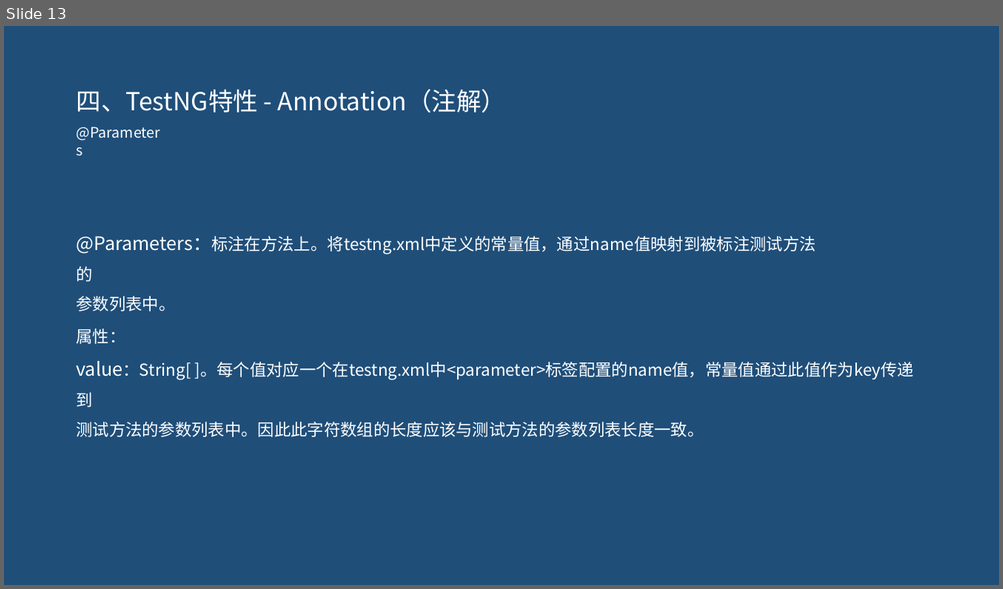
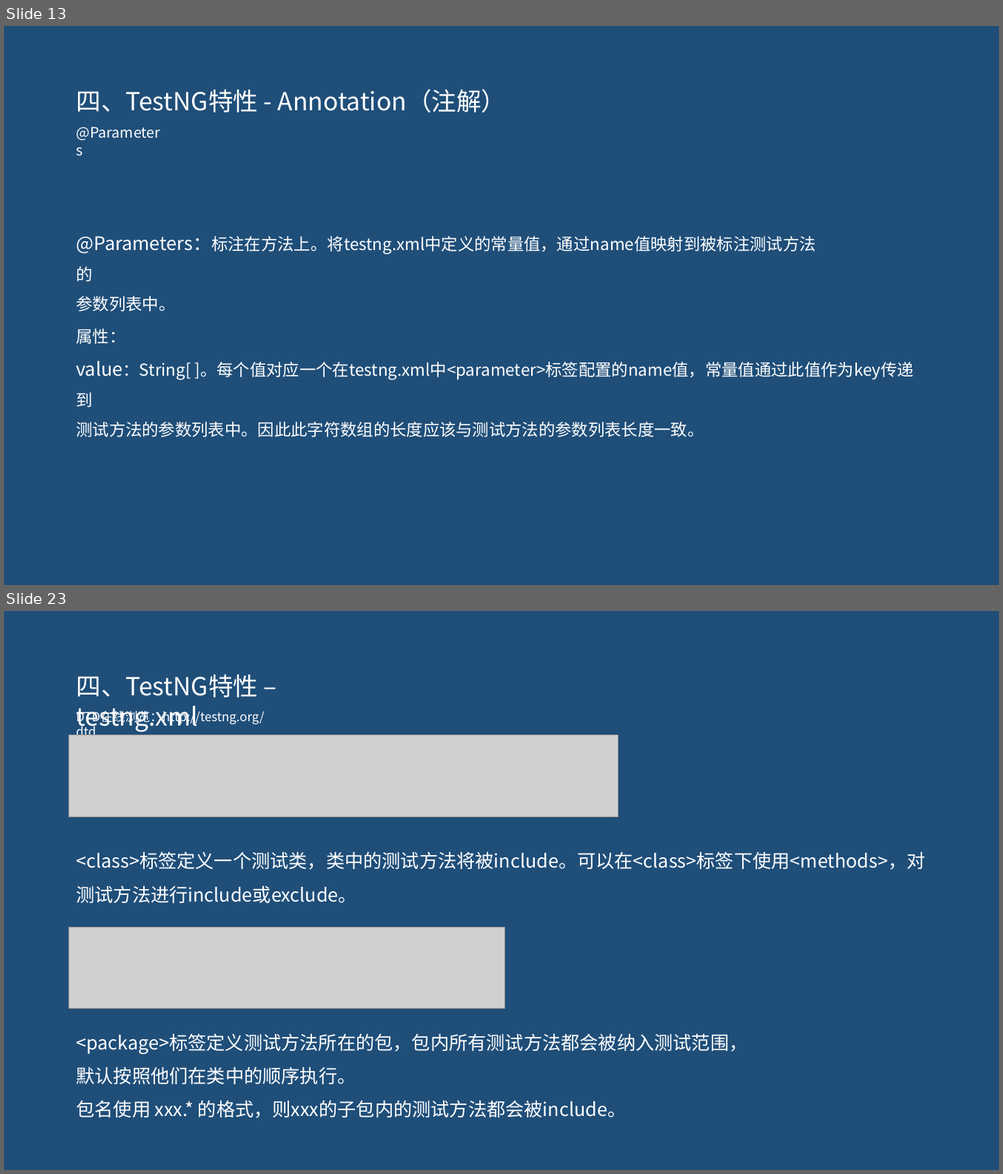
Before and after one commit to pertrichor/hello-testng, a slide deck: demo-server/doc/testNG介绍.pptx. Shown one above the other, each under a label of ours: slide 13 before the commit, slides 13 and 23 after it; the slides between them are not shown. The pictures are 1003x589 and 1003x1174 pixels, drawn with LibreOffice and Linux fonts; fonts in the diff are those of the drawing; grey boxes stand for pictures. Boxes give left, top, right and bottom in pixels: in the first picture for what was removed or moved away, otherwise in the second. Text is boxed around its words. In the diff, an @@ line names an element or a change of style, - is before the commit and + after.

```diff
--- a/demo-server/doc/testNG介绍.pptx
+++ b/demo-server/doc/testNG介绍.pptx
@@ slide 23 added at (4, 611, 999, 1170), background #1F4E79 @@
@@ text added at (76, 674, 258, 732), 24 pt, text #FFFFFF @@
+四、TestNG特性 – testng.xml
@@ text added at (76, 709, 264, 740), 12 pt, text #FFFFFF @@
+DTD在线浏览：http://testng.org/dtd
@@ picture added at (69, 735, 618, 817) @@
@@ text added at (76, 851, 925, 903), 18 pt, text #FFFFFF @@
+<class>标签定义一个测试类，类中的测试方法将被include。可以在<class>标签下使用<methods>，对
+测试方法进行include或exclude。
@@ picture added at (69, 927, 505, 1008) @@
@@ text added at (76, 1034, 747, 1119), 18 pt, text #FFFFFF @@
+<package>标签定义测试方法所在的包，包内所有测试方法都会被纳入测试范围，
+默认按照他们在类中的顺序执行。
+包名使用 xxx.* 的格式，则xxx的子包内的测试方法都会被include。
```
Also in this commit, not shown: 5 slides changed, 18 other slides added, 1 slide removed, 8 other files.
